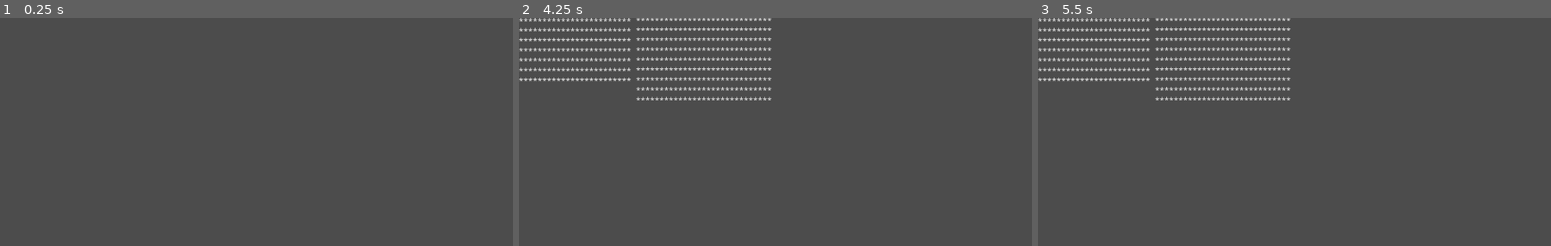
Above: before the commit, frames 1-3 (left to right).
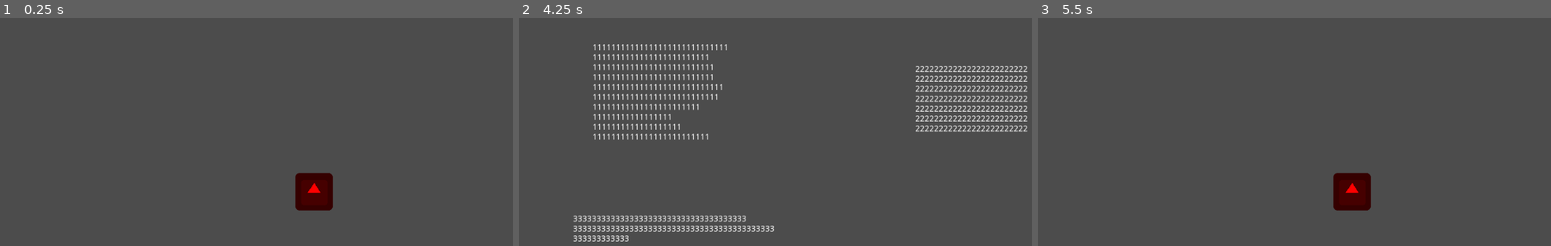
Above: after the commit, the same moments.

Repository: Salipoke/JOC_MLG
Game: Godot game, scene res://Scenes/UI/Control/Control_Room.tscn
Same seed, same stepped clock (60 frames per second), same inputs: the game is played once before the commit and once after it. Before the commit the project starts from res://Scenes/label_test.tscn. The engine's default icon, where the game draws it, is replaced by a stand-in: a white triangle on a blue panel in a dark square.
Inputs (mouse positions are in pixels of both pictures, inside the frame that each line leads up to):
- Up to frame 1 (0.25 s): no input
- Up to frame 2 (4.25 s): tap Enter at 0.5, 2, 3.5 s; move the mouse to (949, 175) at 0.52 s; click (949, 175) at 0.67 s; tap Space at 1.25, 2.75 s; move the mouse to (698, 211) at 1.27 s; click (698, 211) at 1.42 s; move the mouse to (878, 116) at 2.02 s; click (878, 116) at 2.17 s; move the mouse to (outside the picture) at 2.77 s; click (outside the picture) at 2.92 s; move the mouse to (outside the picture) at 3.52 s; click (outside the picture) at 3.67 s; tap Escape (ui_home) at 4.15 s
- Up to frame 3 (5.5 s): move the mouse to (1155, 141) at 4.27 s; click (1155, 141) at 4.42 s; tap Space at 5 s; move the mouse to (1366, 193) at 5.02 s; click (1366, 193) at 5.17 s

The runs differ from the first frame. In frame 1, 1.2% of the frame differs, in the area x 57-65%, y 68-85%; in frame 2, 8.3%, in the area x 0-100%, y 0-99%; in frame 3, 4.5%.
Error before the commit: Parse Error: The method "InputEventKey" isn't declared in the current class. (res://Scripts/UI/label_test.gd:18)

Commit message:
Menu funcional
El menu ja funciona bàsicament.
Joc->menu
menu->continuar/options
options(esc) -> menu
menu(esc)/continuar -> joc
-----------------
Faltaria afegir les opcions i un botó per tornar a selecció de nivel.

Diff:
--- /dev/null
+++ b/Scenes/UI/Control/Control_Room.tscn
@@ -0,0 +1,20 @@
+[gd_scene load_steps=3 format=2]
+
+[ext_resource path="res://Scripts/UI/Control/from_game_esc.gd" type="Script" id=1]
+[ext_resource path="res://icon.png" type="Texture" id=2]
+
+[node name="Control" type="Control"]
+anchor_right = 1.0
+anchor_bottom = 1.0
+script = ExtResource( 1 )
+
+[node name="CanvasLayer2" type="CanvasLayer" parent="."]
+
+[node name="Label" type="Label" parent="CanvasLayer2"]
+margin_right = 40.0
+margin_bottom = 14.0
+
+[node name="Icon" type="Sprite" parent="."]
+modulate = Color( 1, 0, 0, 1 )
+position = Vector2( 536, 297 )
+texture = ExtResource( 2 )
--- /dev/null
+++ b/Scenes/UI/Control/options.tscn
@@ -0,0 +1,13 @@
+[gd_scene load_steps=3 format=2]
+
+[ext_resource path="res://icon.png" type="Texture" id=1]
+[ext_resource path="res://Scripts/UI/Control/options_back.gd" type="Script" id=2]
+
+[node name="Control" type="Control"]
+anchor_right = 1.0
+anchor_bottom = 1.0
+script = ExtResource( 2 )
+
+[node name="Icon" type="Sprite" parent="."]
+position = Vector2( 512, 307 )
+texture = ExtResource( 1 )
--- a/Scenes/UI/Label1_test.tscn
+++ /dev/null
@@ -1,34 +0,0 @@
-[gd_scene load_steps=2 format=2]
-
-[ext_resource path="res://Scripts/UI/label_test.gd" type="Script" id=1]
-
-[node name="CanvasLayer" type="CanvasLayer"]
-
-[node name="Label2" type="Label" parent="."]
-margin_left = 200.0
-margin_top = -1.0
-margin_right = 432.0
-margin_bottom = 166.0
-text = "*****************************
-*****************************
-*****************************
-*****************************
-*****************************
-*****************************
-*****************************
-*****************************
-*****************************
-"
-script = ExtResource( 1 )
-
-[node name="Label" type="Label" parent="."]
-margin_right = 195.0
-margin_bottom = 112.0
-text = "************************
-************************
-************************
-************************
-************************
-************************
-************************"
-script = ExtResource( 1 )
--- /dev/null
+++ b/Scenes/UI/labels/menu.tscn
@@ -0,0 +1,50 @@
+[gd_scene load_steps=5 format=2]
+
+[ext_resource path="res://Scripts/UI/Control/options_back.gd" type="Script" id=1]
+[ext_resource path="res://Scripts/UI/label/Label_options.gd" type="Script" id=2]
+[ext_resource path="res://Scripts/UI/label/Label_continue.gd" type="Script" id=3]
+[ext_resource path="res://Scripts/UI/Control/from_menu_esc.gd" type="Script" id=4]
+
+[node name="CanvasLayer" type="CanvasLayer"]
+script = ExtResource( 4 )
+
+[node name="Label_continue" type="Label" parent="."]
+margin_left = 125.0
+margin_top = 44.0
+margin_right = 357.0
+margin_bottom = 211.0
+text = "11111111111111111111111111111
+1111111111111111111111111
+11111111111111111111111111
+11111111111111111111111111
+1111111111111111111111111111
+111111111111111111111111111
+11111111111111111111111
+11111111111111111
+1111111111111111111
+1111111111111111111111111"
+script = ExtResource( 3 )
+
+[node name="Label_options" type="Label" parent="."]
+margin_left = 676.0
+margin_top = 81.0
+margin_right = 871.0
+margin_bottom = 197.0
+text = "222222222222222222222222
+222222222222222222222222
+222222222222222222222222
+222222222222222222222222
+222222222222222222222222
+222222222222222222222222
+222222222222222222222222"
+script = ExtResource( 2 )
+
+[node name="Label3" type="Label" parent="."]
+margin_left = 92.0
+margin_top = 337.0
+margin_right = 441.0
+margin_bottom = 486.0
+text = "3333333333333333333333333333333333333
+3333333333333333333333333333333333333333333
+333333333333"
+script = ExtResource( 1 )
--- a/Scenes/label_test.tscn
+++ /dev/null
@@ -1,14 +0,0 @@
-[gd_scene load_steps=2 format=2]
-
-[ext_resource path="res://Scripts/UI/Control_check.gd" type="Script" id=2]
-
-[node name="Control" type="Control"]
-anchor_right = 1.0
-anchor_bottom = 1.0
-script = ExtResource( 2 )
-
-[node name="CanvasLayer2" type="CanvasLayer" parent="."]
-
-[node name="Label" type="Label" parent="CanvasLayer2"]
-margin_right = 40.0
-margin_bottom = 14.0
--- /dev/null
+++ b/Scripts/UI/Control/from_game_esc.gd
@@ -0,0 +1,6 @@
+extends Control
+#DESDE EL JOC, SI PREMS ESC, VA AL MENU
+
+func _input(InputEvent):
+	if Input.is_action_just_pressed("ui_home"):
+		get_tree().change_scene("res://Scenes/UI/labels/menu.tscn")
--- /dev/null
+++ b/Scripts/UI/Control/from_menu_esc.gd
@@ -0,0 +1,6 @@
+extends Node
+#DESDE EL MENU, SI PREMS ESC, VA AL JOC
+
+func _input(event:InputEvent):
+	if event is InputEventKey and event.is_action_pressed("ui_home"):
+			get_tree().change_scene("res://Scenes/UI/Control/Control_Room.tscn")
--- /dev/null
+++ b/Scripts/UI/Control/options_back.gd
@@ -0,0 +1,6 @@
+extends Node
+#DESDE LA PESTANYA D'OPCIONS, SI PREMS ESC, VA AL MENU
+
+func _input(event:InputEvent):
+	if event is InputEventKey and event.is_action_pressed("ui_home"):
+			get_tree().change_scene("res://Scenes/UI/labels/menu.tscn")
--- a/Scripts/UI/Control_check.gd
+++ /dev/null
@@ -1,16 +0,0 @@
-extends Control
-
-
-# Declare member variables here. Examples:
-# var a = 2
-# var b = "text"
-
-
-# Called when the node enters the scene tree for the first time.
-func _ready():
-	pass # Replace with function body.
-
-
-func _process(delta):
-	if Input.is_action_just_pressed("ui_home"):
-		get_tree().change_scene("res://Scenes/UI/Label1_test.tscn")
--- /dev/null
+++ b/Scripts/UI/label/Label_continue.gd
@@ -0,0 +1,8 @@
+extends Label
+#EL BOTÓ PER TORNAR AL JOC SENSE PREMER ESC
+
+func _input(event:InputEvent):
+	if event is InputEventMouseButton and event.pressed:
+		var bounds = Rect2(rect_position,rect_size)
+		if bounds.has_point(event.position):
+			get_tree().change_scene("res://Scenes/UI/Control/Control_Room.tscn")
--- /dev/null
+++ b/Scripts/UI/label/Label_options.gd
@@ -0,0 +1,8 @@
+extends Label
+#EL BOTÓ PER ANAR A LA PESTANYA D'OPCIONS
+
+func _input(event:InputEvent):
+	if event is InputEventMouseButton and event.pressed:
+		var bounds = Rect2(rect_position,rect_size)
+		if bounds.has_point(event.position):
+			get_tree().change_scene("res://Scenes/UI/Control/options.tscn")
--- a/Scripts/UI/label_test.gd
+++ /dev/null
@@ -1,24 +0,0 @@
-extends Label
-
-
-# Declare member variables here. Examples:
-# var a = 2
-# var b = "text"
-
-
-# Called when the node enters the scene tree for the first time.
-func _ready():
-	pass
-
-func _input(event:InputEvent):
-	if event is InputEventMouseButton and event.pressed:
-		var bounds = Rect2(rect_position,rect_size)
-		if bounds.has_point(event.position):
-			print ('a')
-	if InputEventKey('ui_home'):
-		get_tree().change_scene("res://Scenes/label_test.tscn")
-
-
-# Called every frame. 'delta' is the elapsed time since the previous frame.
-#func _process(delta):
-#	pass
--- a/project.godot
+++ b/project.godot
@@ -11,7 +11,7 @@
 [application]
 
 config/name="Joc Final MLG"
-run/main_scene="res://Scenes/label_test.tscn"
+run/main_scene="res://Scenes/UI/Control/Control_Room.tscn"
 config/icon="res://icon.png"
 
 [input]
